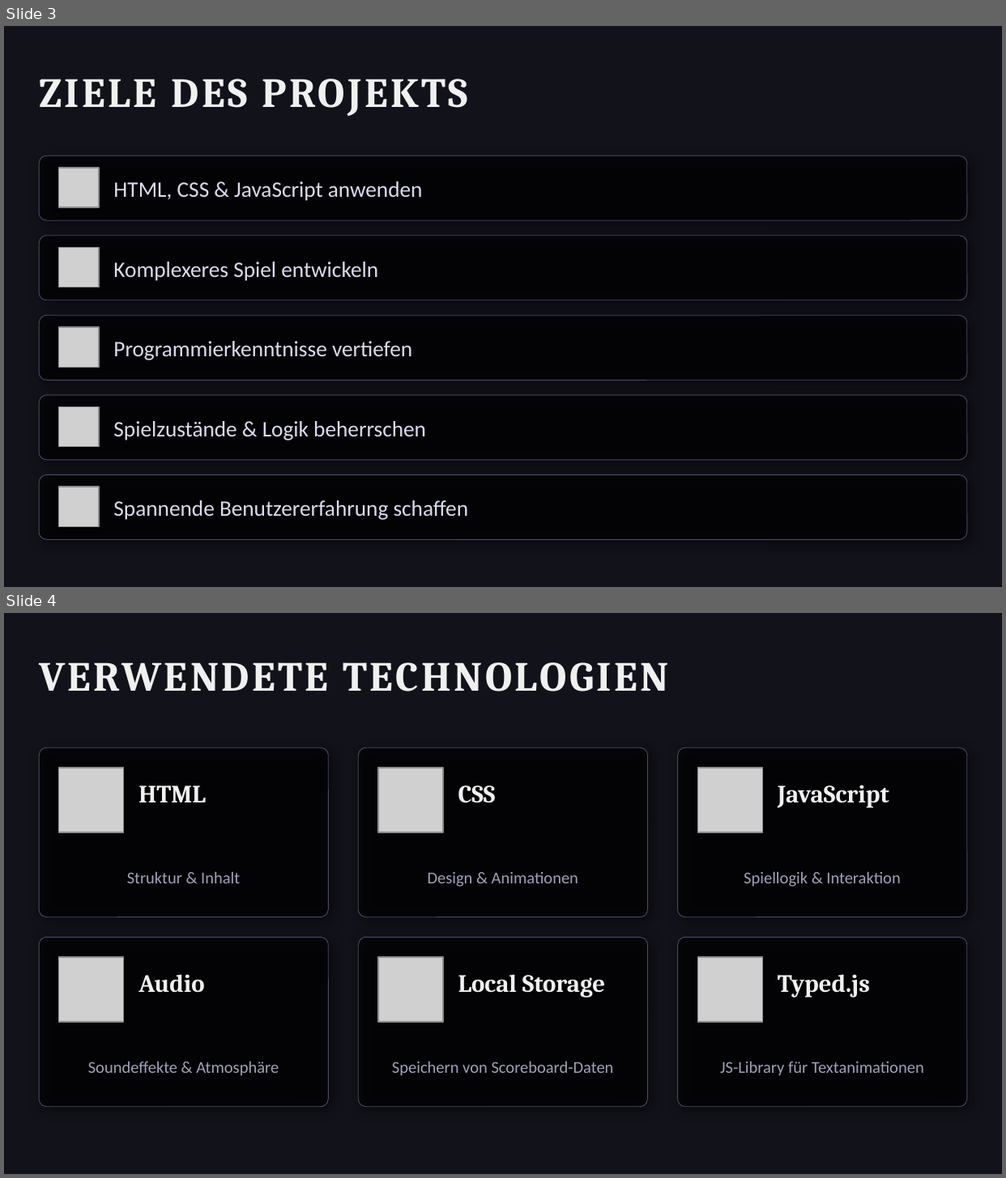
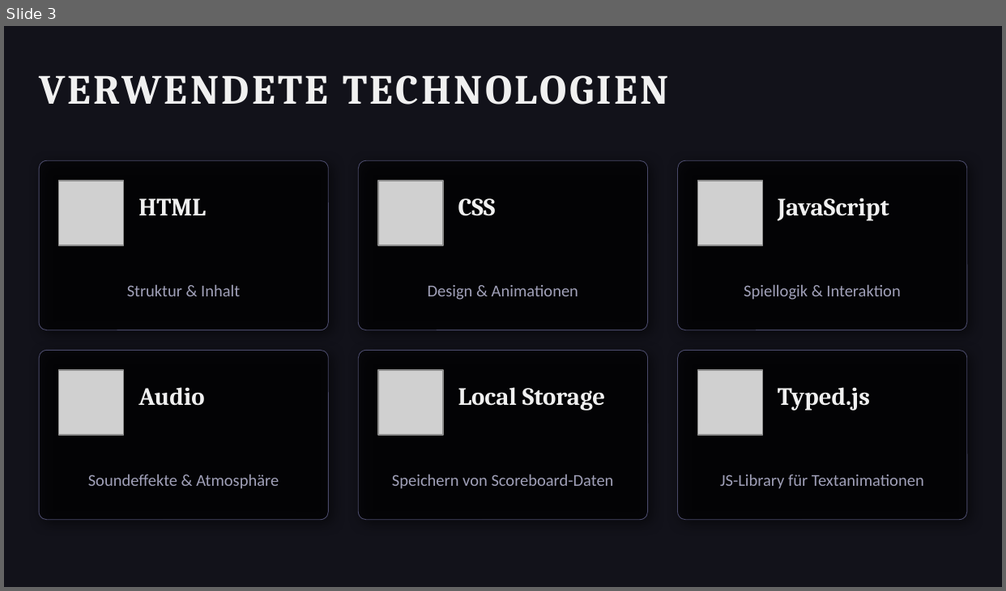
Before and after one commit to htl-leo-medtwt-projects/2526-2bhitm-sommerprojekt-FelixLangeder, a slide deck: documentation/Schloss_der_Finsternis.pptx. Shown one above the other, each under a label of ours: slides 3 and 4 before the commit, slide 3 after it. The pictures are 1006x1178 and 1006x591 pixels, drawn with LibreOffice and Linux fonts; fonts in the diff are those of the drawing; grey boxes stand for pictures; background and template pictures are left out. Boxes give left, top, right and bottom in pixels: in the first picture for what was removed or moved away, otherwise in the second. Text is boxed around its words. In the diff, an @@ line names an element or a change of style, - is before the commit and + after.

```diff
--- a/documentation/Schloss_der_Finsternis.pptx
+++ b/documentation/Schloss_der_Finsternis.pptx
@@ slide 3 removed at (4, 26, 1002, 587), background picture (left out) @@
@@ text removed at (39, 79, 468, 116) @@
-ZIELE DES PROJEKTS
@@ rounded rectangle removed at (39, 156, 967, 220) @@
@@ picture removed at (59, 168, 99, 207) @@
@@ text removed at (113, 182, 423, 201) @@
-HTML, CSS & JavaScript anwenden
@@ rounded rectangle removed at (39, 236, 967, 301) @@
@@ picture removed at (59, 248, 99, 288) @@
@@ text removed at (113, 262, 378, 281) @@
-Komplexeres Spiel entwickeln
@@ rounded rectangle removed at (39, 315, 967, 380) @@
@@ picture removed at (59, 327, 99, 367) @@
@@ text removed at (113, 341, 412, 361) @@
-Programmierkenntnisse vertiefen
@@ rounded rectangle removed at (39, 395, 967, 460) @@
@@ picture removed at (59, 408, 99, 447) @@
@@ text removed at (113, 421, 426, 441) @@
-Spielzustände & Logik beherrschen
@@ rounded rectangle removed at (39, 475, 967, 540) @@
@@ picture removed at (59, 487, 99, 527) @@
@@ text removed at (113, 501, 469, 520) @@
-Spannende Benutzererfahrung schaffen
@@ what was slide 4 is now slide 3 @@
```
Also in this commit, not shown: 4 slides changed, 1 other file.
